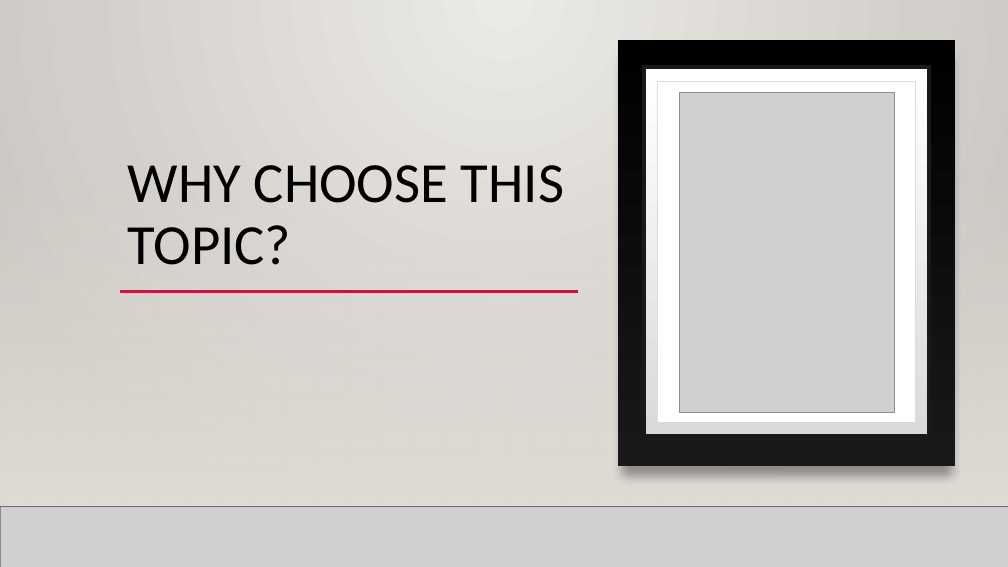
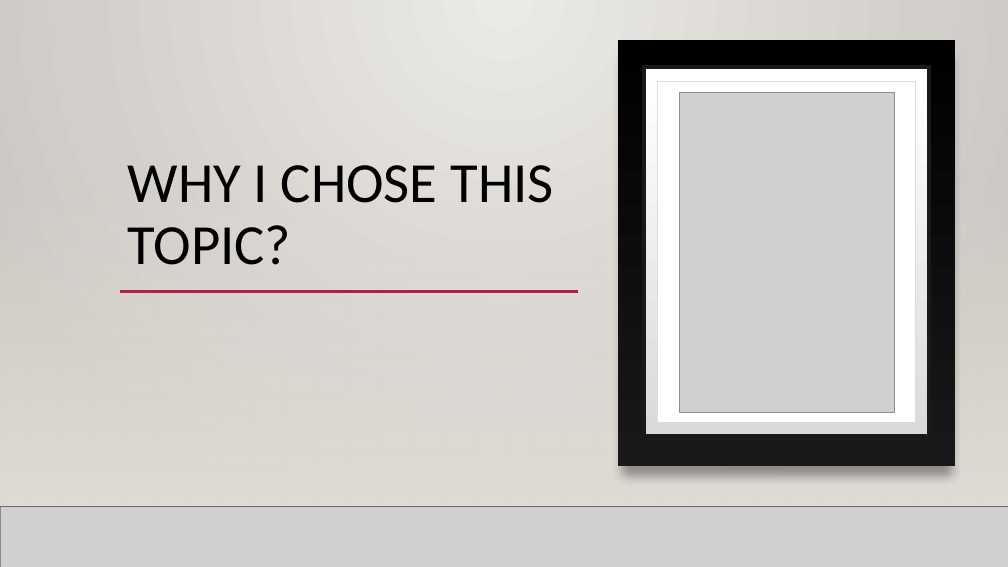
Before and after one commit to TroyFoote/Exploring_Perth_House_Prices, a slide deck: slide 2 of Exploring perth house prices.pptx. Drawn at 1008x567 pixels with LibreOffice and Linux fonts; fonts in the diff are those of the drawing; grey boxes stand for pictures; background and template pictures are left out. Boxes give left, top, right and bottom in pixels: in the first picture for what was removed or moved away, otherwise in the second. Text is boxed around its words. In the diff, an @@ line names an element or a change of style, - is before the commit and + after.

```diff
--- a/Exploring perth house prices.pptx
+++ b/Exploring perth house prices.pptx
@@ title at (128,165,553,265): text changed @@
-WHY CHOOSE THIS TOPIC?
+WHY I CHOSE THIS TOPIC?
```
Also in this commit, not shown: 7 other slides changed, 2 slides added, 1 slide removed, 2 other files.
